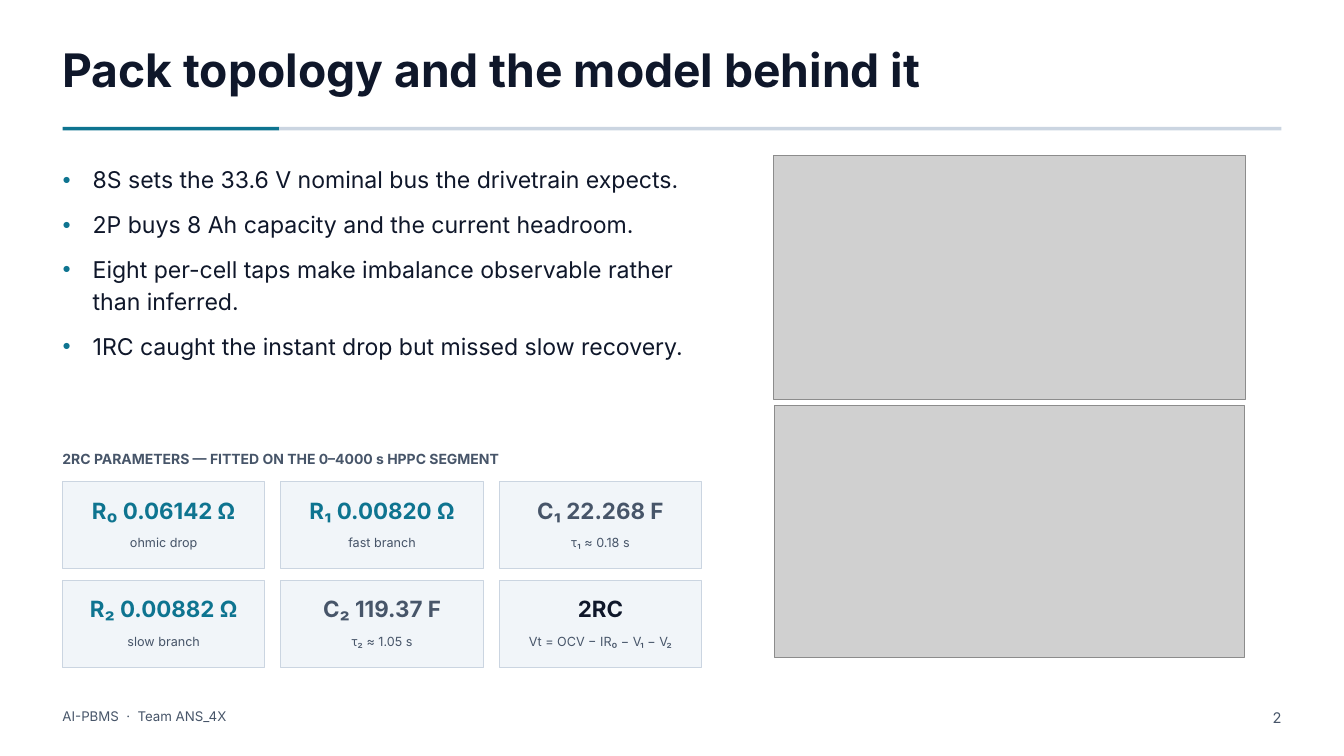
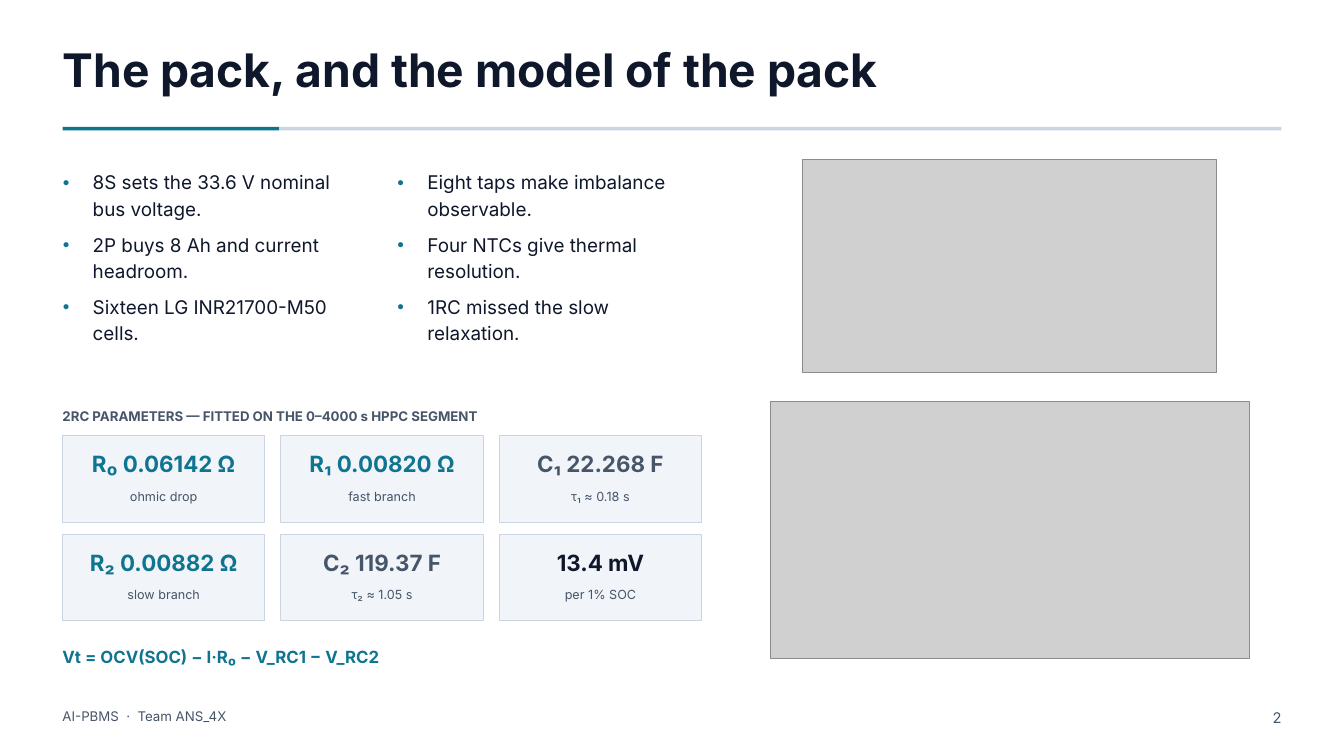
Before and after one commit to Adhi5504/Intelligent_BMS, a slide deck: slide 2 of AI_PBMS_8Slide.pptx. Drawn at 1344x756 pixels with LibreOffice and Linux fonts; fonts in the diff are those of the drawing; grey boxes stand for pictures. Boxes give left, top, right and bottom in pixels: in the first picture for what was removed or moved away, otherwise in the second. Text is boxed around its words. In the diff, an @@ line names an element or a change of style, - is before the commit and + after.

```diff
--- a/AI_PBMS_8Slide.pptx
+++ b/AI_PBMS_8Slide.pptx
@@ text at box(62, 52, 877, 97): text changed @@
-Pack topology and the model behind it
+The pack, and the model of the pack
@@ text at box(93, 175, 330, 341): text changed; size 16.5 to 13.5 pt @@
-● 8S sets the 33.6 V nominal bus the drivetrain expects.
-● 2P buys 8 Ah capacity and the current headroom.
-● Eight per-cell taps make imbalance observable rather than inferred.
-● 1RC caught the instant drop but missed slow recovery.
+● 8S sets the 33.6 V nominal bus voltage.
+● 2P buys 8 Ah and current headroom.
+● Sixteen LG INR21700-M50 cells.
@@ text added at box(427, 175, 665, 341), 13.5 pt, text #0F172A @@
+● Eight taps make imbalance observable.
+● Four NTCs give thermal resolution.
+● 1RC missed the slow relaxation.
@@ picture: place and size @@
-picture at box(773, 155, 1246, 399)
+picture at box(803, 159, 1217, 373)
@@ text "2RC PARAMETERS — FITTED ON ..." at box(62, 411, 477, 421): size 10 to 9.5 pt @@
@@ picture: place and size @@
-picture at box(775, 405, 1245, 657)
+picture at box(770, 401, 1249, 658)
@@ 11 texts, 6 rectangles: place and size @@
-11 texts, 6 rectangles at box(62, 453, 702, 667)
+11 texts, 6 rectangles at box(62, 411, 702, 621)
@@ text at box(557, 554, 644, 572): text changed; size 9 to 16 pt; text colour #475569 to #0F172A; bold on @@
-Vt = OCV − IR₀ − V₁ − V₂
+13.4 mV
@@ text added at box(565, 589, 636, 602), 9 pt, text #475569 @@
+per 1% SOC
@@ text removed at box(578, 600, 623, 617) @@
-2RC
@@ text added at box(62, 649, 379, 666), 12 pt, text #0E7490, bold @@
+Vt = OCV(SOC) − I·R₀ − V_RC1 − V_RC2
```
Also in this commit, not shown: 5 other slides changed, 2 slides added, 2 slides removed, 20 other files.
